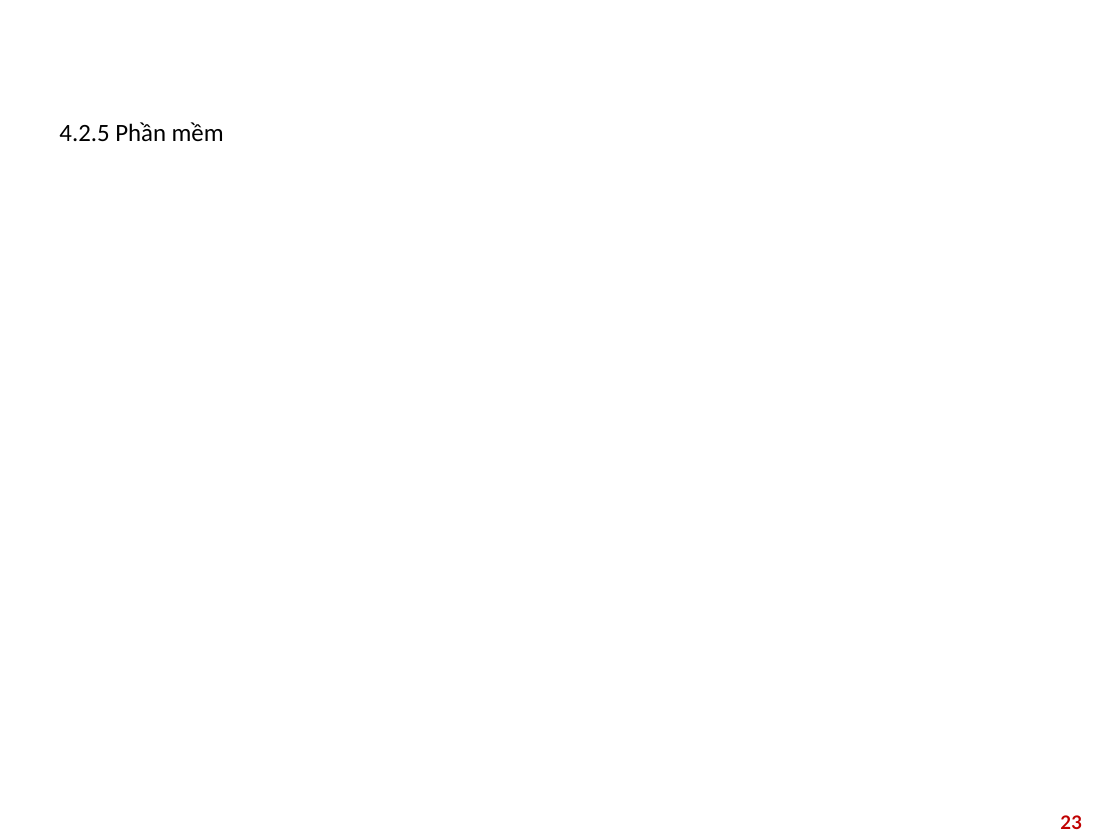
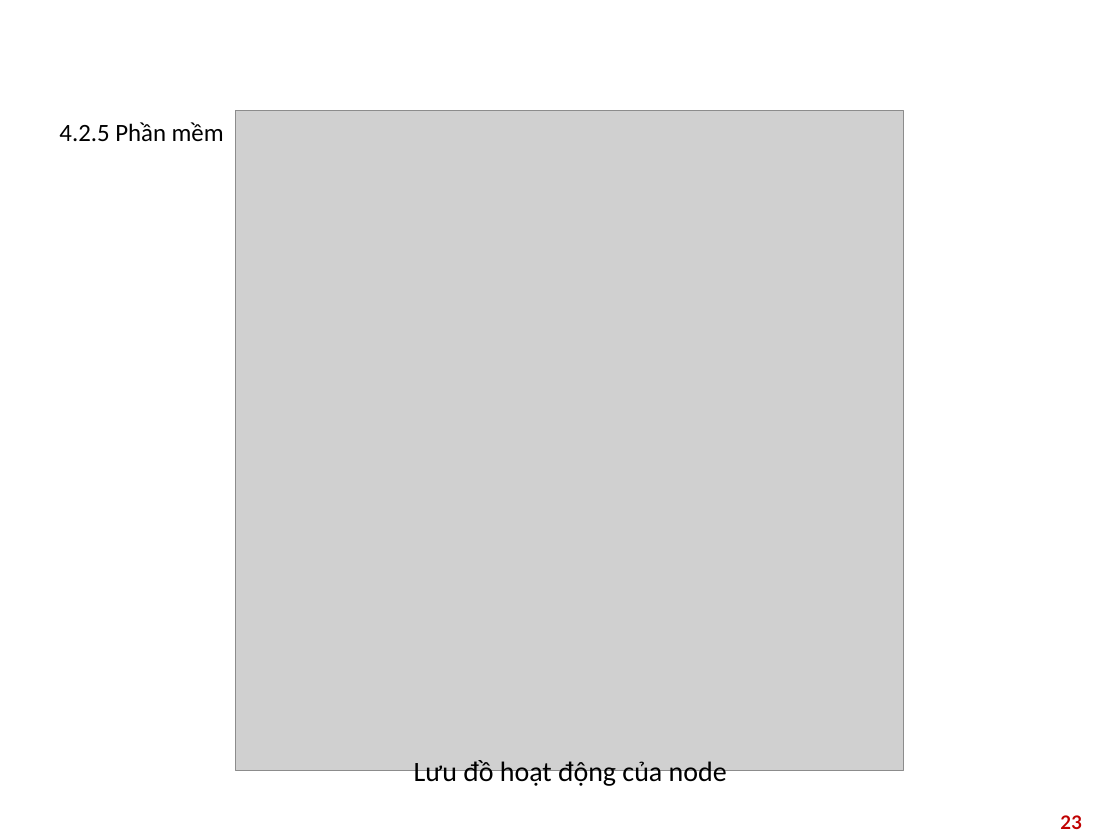
Before and after one commit to NQAnh2425/SmartGarden, a slide deck: slide 23 of smart_garden_report/LoRa_SX1278_guide.pptx. Drawn at 1120x840 pixels with LibreOffice and Linux fonts; fonts in the diff are those of the drawing; grey boxes stand for pictures; background and template pictures are left out. Boxes give left, top, right and bottom in pixels: in the first picture for what was removed or moved away, otherwise in the second. Text is boxed around its words. In the diff, an @@ line names an element or a change of style, - is before the commit and + after.

```diff
--- a/smart_garden_report/LoRa_SX1278_guide.pptx
+++ b/smart_garden_report/LoRa_SX1278_guide.pptx
@@ picture added at (235,111,904,771) @@
@@ text added at (414,760,727,788), 18 pt, text #000000 @@
+Lưu đồ hoạt động của node
```
Also in this commit, not shown: 14 other slides changed, 2 slides added, 1 slide removed.
